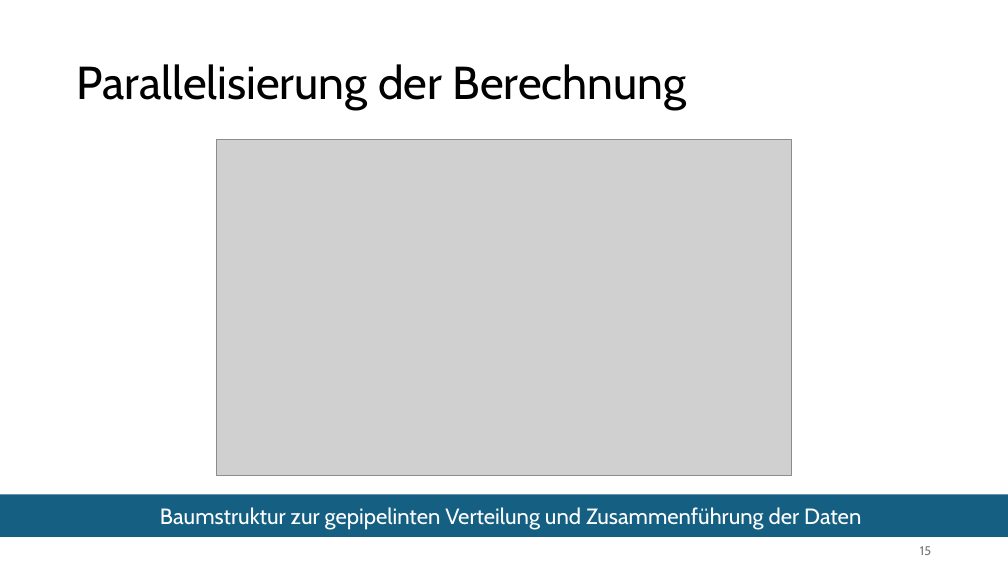
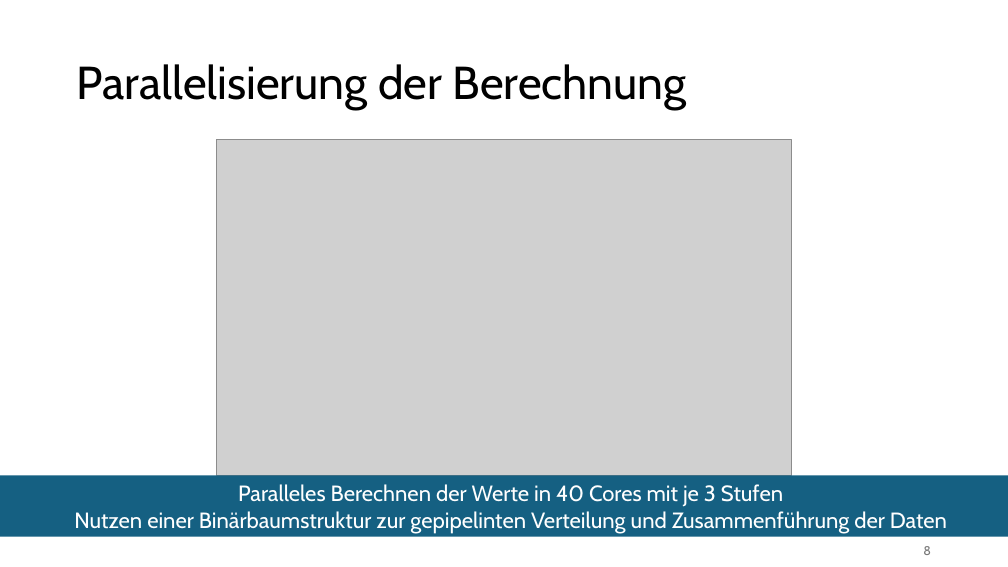
Before and after one commit to Preunicom/FractalCore, a slide deck: slide 8 of docs/Endpraesentation/DAPI_FractalCore_Endpraesentation.pptx (slide 15 before the commit). Drawn at 1008x567 pixels with LibreOffice and Linux fonts; fonts in the diff are those of the drawing; grey boxes stand for pictures. Boxes give left, top, right and bottom in pixels: in the first picture for what was removed or moved away, otherwise in the second. Text is boxed around its words. In the diff, an @@ line names an element or a change of style, - is before the commit and + after.

```diff
--- a/docs/Endpraesentation/DAPI_FractalCore_Endpraesentation.pptx
+++ b/docs/Endpraesentation/DAPI_FractalCore_Endpraesentation.pptx
@@ rectangle "Paralleles Berechnen der Werte in ...": place and size @@
-rectangle "Paralleles Berechnen der Werte in ..." at box(0, 495, 1008, 537)
+rectangle "Paralleles Berechnen der Werte in ..." at box(0, 476, 1008, 537)
@@ text in rectangle at box(74, 484, 947, 534): text changed @@
-Baumstruktur zur gepipelinten Verteilung und Zusammenführung der Daten
+Paralleles Berechnen der Werte in 40 Cores mit je 3 Stufen
+Nutzen einer Binärbaumstruktur zur gepipelinten Verteilung und Zusammenführung der Daten
@@ page number at box(923, 546, 931, 555): text changed @@
-15
+8
```
Also in this commit, not shown: 1 other slide changed, 5 slides added, 4 other files.
